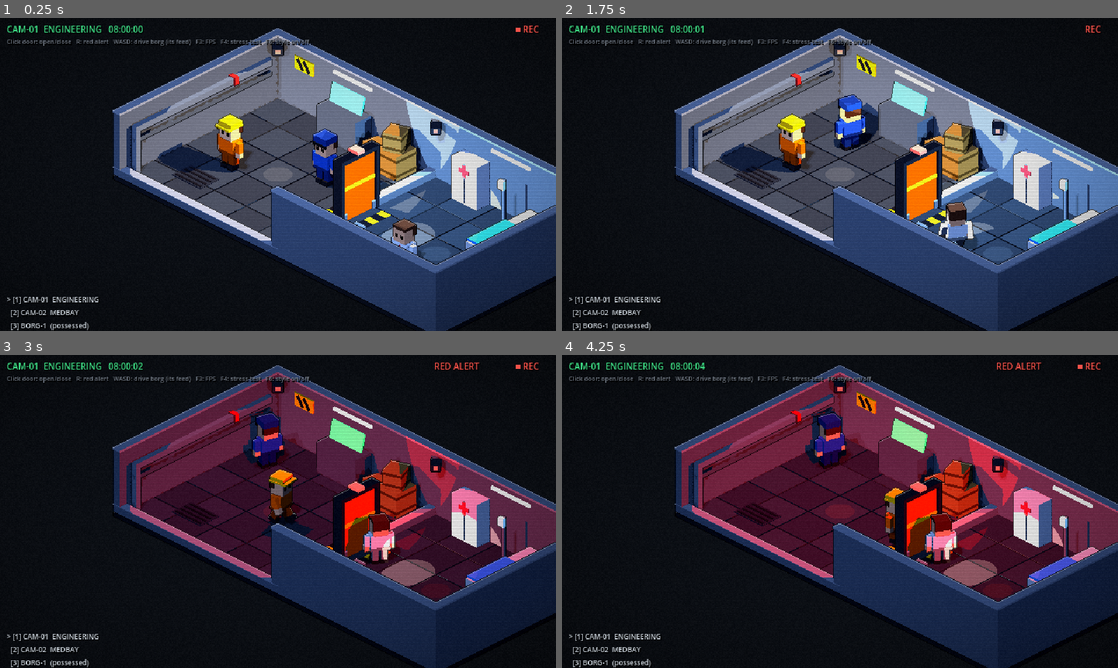
Above: before the commit, frames 1-4 (two rows, left to right).
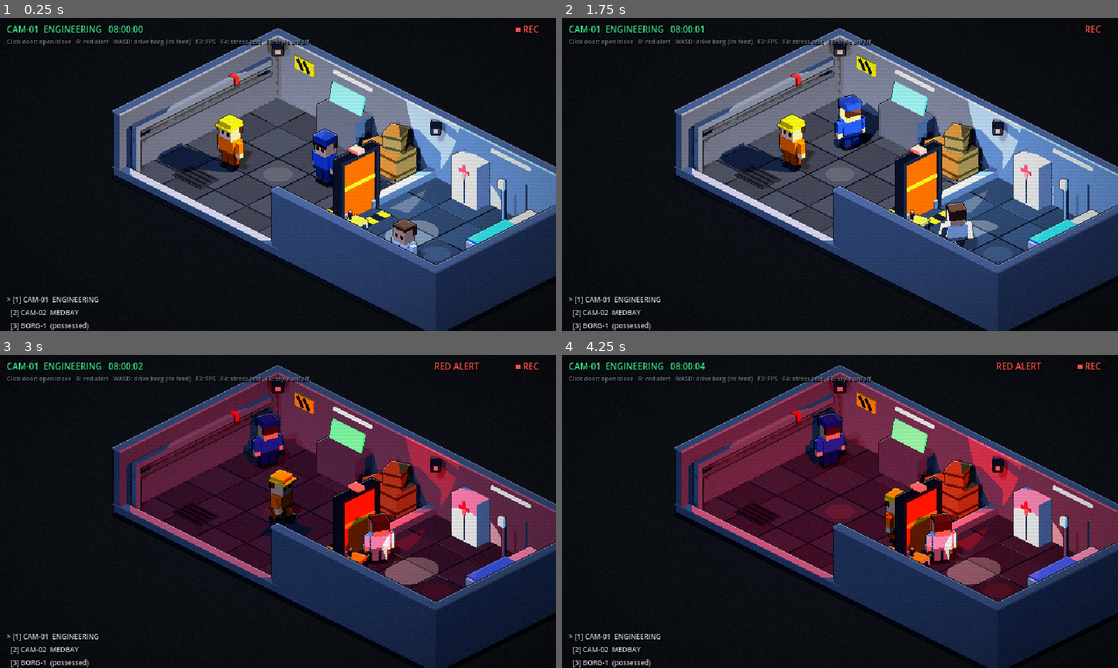
Above: after the commit, the same moments.

Repository: apfpabo/Overseer
Game: Godot game, scene res://scenes/main/main.tscn
Two runs of this game, one before a commit and one after it. Both use one fixed random seed, a clock stepped at 60 frames per second and the inputs below.
Inputs (mouse positions are in pixels of both pictures, inside the frame that each line leads up to):
- Up to frame 1 (0.25 s): no input
- Up to frame 2 (1.75 s): move the mouse to (962, 158) at 0.52 s; hold D 0.53-1.28 s; tap 1 at 0.6 s; click (962, 158) at 0.67 s; move the mouse to (728, 190) at 1.27 s; hold S from 1.28 s (still down); tap 9 at 1.35 s
- Up to frame 3 (3 s): move the mouse to (333, 442) at 2.02 s; release S at 2.03 s; hold D 2.03-2.78 s; tap R at 2.1 s; move the mouse to (250, 574) at 2.77 s; hold W from 2.78 s (still down); tap 1 at 2.85 s; click (250, 574) at 2.92 s
- Up to frame 4 (4.25 s): move the mouse to (1006, 558) at 3.52 s; release W at 3.53 s; hold A from 3.53 s (still down); tap 9 at 3.6 s

The runs differ from the first frame. In frame 1, 0.2% of the frame differs, in the area x 62-91%, y 48-74%; in frame 2, 0.2%; in frame 3, 0.3%; in frame 4, 0.3%.

Commit message:
models: more advanced-looking borg with glowing details and idle animation
Co-Authored-By: Claude Opus 5.5 <noreply@anthropic.com>
Claude-Session: https://claude.ai/code/session_0112riLDH5StgB6GGP6QpgMS

Diff:
--- a/scenes/actors/borg.gd
+++ b/scenes/actors/borg.gd
@@ -25,7 +25,7 @@
 	add_child(model)
 	model.build(color)
 	_headlamp = SpotLight3D.new()
-	_headlamp.position = Vector3(0.0, 0.85, 0.2)
+	_headlamp.position = Vector3(0.0, 0.94, 0.24)
 	# A SpotLight shines along -Z: turn it to face forward (+Z) and tilt it down.
 	_headlamp.rotation = Vector3(deg_to_rad(-22.0), PI, 0.0)
 	_headlamp.light_color = Palette.LIGHT_NORMAL
--- a/scripts/models/borg_model.gd
+++ b/scripts/models/borg_model.gd
@@ -1,16 +1,94 @@
 class_name BorgModel
 extends Node3D
-## A cyborg made of boxes, facing +Z: tracks, boxy body, head with a glowing
-## eye. The module color marks its job (security, medical, engineering).
+## A cyborg made of boxes, facing +Z, ~1.2 m tall: treads with light strips,
+## layered armor, a glowing power core, shoulder plates and back vents in the
+## module color, a tool arm and a claw arm, and a head with a glowing visor,
+## a sweeping scanner dot and a blinking antenna. Idles with small animations.
+
+const SCANNER_SWEEP := 0.1
+const HEAD_SWAY_RADIANS := 0.25
+
+var _head: Node3D
+var _scanner: MeshInstance3D
+var _beacon: StandardMaterial3D
+var _core: StandardMaterial3D
+var _time: float = 0.0
 
 
 ## Builds the model. Call once, right after creating it.
 func build(module_color: Color) -> void:
+	_build_treads(module_color)
+	_build_body(module_color)
+	_build_arms(module_color)
+	_build_head(module_color)
+
+
+func _process(delta: float) -> void:
+	_time += delta
+	# The head slowly looks around; the scanner dot sweeps across the visor.
+	_head.rotation.y = sin(_time * 0.6) * HEAD_SWAY_RADIANS
+	_scanner.position.x = sin(_time * 3.0) * SCANNER_SWEEP
+	# Antenna beacon blinks; power core breathes.
+	_beacon.emission_energy_multiplier = 2.0 if fmod(_time, 1.2) < 0.15 else 0.2
+	_core.emission_energy_multiplier = 1.0 + 0.5 * sin(_time * 2.5)
+
+
+func _build_treads(module_color: Color) -> void:
 	for side: float in [-1.0, 1.0]:
-		BoxBuilder.box(self, Vector3(0.14, 0.18, 0.62), Vector3(side * 0.24, 0.09, 0.0), Palette.BORG_TRACKS)
-	BoxBuilder.box(self, Vector3(0.44, 0.46, 0.48), Vector3(0.0, 0.42, 0.0), Palette.BORG_BODY)
-	BoxBuilder.box(self, Vector3(0.46, 0.10, 0.50), Vector3(0.0, 0.52, 0.0), module_color)
-	BoxBuilder.box(self, Vector3(0.10, 0.30, 0.12), Vector3(-0.28, 0.45, 0.04), Palette.BORG_BODY)
-	BoxBuilder.box(self, Vector3(0.10, 0.30, 0.12), Vector3(0.28, 0.45, 0.04), Palette.BORG_BODY)
-	BoxBuilder.box(self, Vector3(0.30, 0.24, 0.28), Vector3(0.0, 0.79, 0.0), Palette.BORG_BODY)
-	BoxBuilder.glow_box(self, Vector3(0.20, 0.06, 0.04), Vector3(0.0, 0.81, 0.15), module_color, 1.2)
+		BoxBuilder.box(self, Vector3(0.16, 0.2, 0.66), Vector3(side * 0.25, 0.1, 0.0), Palette.BORG_TRACKS)
+		# Wheel hubs on the outside of each tread.
+		for z: float in [-0.2, 0.2]:
+			BoxBuilder.box(self, Vector3(0.04, 0.12, 0.12), Vector3(side * 0.34, 0.1, z), Palette.BORG_DARK)
+		BoxBuilder.glow_box(self, Vector3(0.03, 0.04, 0.5), Vector3(side * 0.345, 0.2, 0.0), module_color, 0.9)
+	BoxBuilder.box(self, Vector3(0.42, 0.1, 0.52), Vector3(0.0, 0.24, 0.0), Palette.BORG_DARK)
+
+
+func _build_body(module_color: Color) -> void:
+	# Narrow waist, wide armored chest: reads as a strong silhouette.
+	BoxBuilder.box(self, Vector3(0.36, 0.2, 0.36), Vector3(0.0, 0.39, 0.0), Palette.BORG_BODY)
+	BoxBuilder.box(self, Vector3(0.52, 0.26, 0.42), Vector3(0.0, 0.62, 0.0), Palette.BORG_PLATE)
+	BoxBuilder.box(self, Vector3(0.54, 0.05, 0.44), Vector3(0.0, 0.5, 0.0), Palette.BORG_DARK)
+	# Chest panel with a glowing power core.
+	BoxBuilder.box(self, Vector3(0.3, 0.18, 0.03), Vector3(0.0, 0.63, 0.22), Palette.BORG_DARK)
+	var core := BoxBuilder.glow_box(self, Vector3(0.1, 0.1, 0.03), Vector3(0.0, 0.63, 0.235), Palette.BORG_CORE, 1.0)
+	_core = core.material_override
+	for side: float in [-1.0, 1.0]:
+		BoxBuilder.box(self, Vector3(0.06, 0.04, 0.03), Vector3(side * 0.1, 0.67, 0.235), module_color)
+	# Backpack with glowing vents.
+	BoxBuilder.box(self, Vector3(0.34, 0.3, 0.14), Vector3(0.0, 0.62, -0.27), Palette.BORG_BODY)
+	for i in 3:
+		BoxBuilder.glow_box(self, Vector3(0.24, 0.03, 0.02), Vector3(0.0, 0.54 + i * 0.07, -0.345), module_color, 0.8)
+	# Shoulder plates in the module color.
+	for side: float in [-1.0, 1.0]:
+		BoxBuilder.box(self, Vector3(0.16, 0.1, 0.3), Vector3(side * 0.32, 0.76, 0.0), module_color)
+
+
+func _build_arms(module_color: Color) -> void:
+	for side: float in [-1.0, 1.0]:
+		BoxBuilder.box(self, Vector3(0.1, 0.22, 0.12), Vector3(side * 0.33, 0.6, 0.02), Palette.BORG_DARK)
+		BoxBuilder.box(self, Vector3(0.12, 0.08, 0.2), Vector3(side * 0.33, 0.47, 0.08), Palette.BORG_BODY)
+	# Right arm: a tool with a glowing tip.
+	BoxBuilder.box(self, Vector3(0.07, 0.07, 0.14), Vector3(0.33, 0.47, 0.24), Palette.BORG_PLATE)
+	BoxBuilder.glow_box(self, Vector3(0.05, 0.05, 0.04), Vector3(0.33, 0.47, 0.33), module_color, 1.5)
+	# Left arm: a two-pronged claw.
+	for offset: float in [-0.035, 0.035]:
+		BoxBuilder.box(self, Vector3(0.03, 0.08, 0.14), Vector3(-0.33 + offset, 0.46, 0.24), Palette.BORG_DARK)
+
+
+func _build_head(module_color: Color) -> void:
+	_head = Node3D.new()
+	_head.position = Vector3(0.0, 0.8, 0.0)
+	add_child(_head)
+	BoxBuilder.box(_head, Vector3(0.12, 0.06, 0.12), Vector3(0.0, 0.03, 0.0), Palette.BORG_DARK)
+	BoxBuilder.box(_head, Vector3(0.34, 0.2, 0.3), Vector3(0.0, 0.15, 0.0), Palette.BORG_PLATE)
+	BoxBuilder.box(_head, Vector3(0.36, 0.05, 0.32), Vector3(0.0, 0.25, -0.01), module_color)
+	# Visor: dark housing, glowing band, and a bright scanner dot that sweeps.
+	BoxBuilder.box(_head, Vector3(0.3, 0.09, 0.03), Vector3(0.0, 0.14, 0.155), Palette.BORG_DARK)
+	BoxBuilder.glow_box(_head, Vector3(0.26, 0.04, 0.02), Vector3(0.0, 0.14, 0.17), module_color, 1.2)
+	_scanner = BoxBuilder.glow_box(_head, Vector3(0.06, 0.05, 0.02), Vector3(0.0, 0.14, 0.18), Palette.BORG_SCANNER, 2.0)
+	# Side sensors and an antenna with a blinking beacon.
+	for side: float in [-1.0, 1.0]:
+		BoxBuilder.box(_head, Vector3(0.05, 0.1, 0.14), Vector3(side * 0.195, 0.14, 0.0), Palette.BORG_DARK)
+	BoxBuilder.box(_head, Vector3(0.03, 0.2, 0.03), Vector3(0.12, 0.35, -0.08), Palette.BORG_DARK)
+	var beacon := BoxBuilder.glow_box(_head, Vector3(0.05, 0.05, 0.05), Vector3(0.12, 0.46, -0.08), Palette.BORG_BEACON, 2.0)
+	_beacon = beacon.material_override
--- a/scripts/util/palette.gd
+++ b/scripts/util/palette.gd
@@ -64,7 +64,12 @@
 const BORG_MEDICAL := Color("4493f8")
 const BORG_ENGINEERING := Color("e3b341")
 const BORG_BODY := Color("6e7681")
+const BORG_PLATE := Color("b8c0ca")      # light armor plates
+const BORG_DARK := Color("2b2f36")       # joints, chassis, visor housing
 const BORG_TRACKS := Color("1c1c22")
+const BORG_CORE := Color("9ad7ff")       # glowing power core
+const BORG_SCANNER := Color("ffffff")    # bright dot sweeping across the visor
+const BORG_BEACON := Color("f85149")     # blinking antenna tip
 
 # --- Light presets ---
 const LIGHT_NORMAL := Color("ffe0b0")
Not shown, changed: docs/ARCHITECTURE.md
Not shown, changed: docs/DECISIONS.md
Not shown, changed: docs/ROADMAP.md
